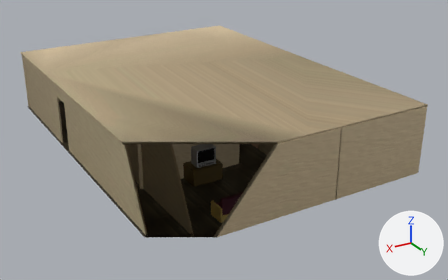
One commit to the Blender file Unwelcome/Assets/unspooky_house.blend: the scene before it, then after it.
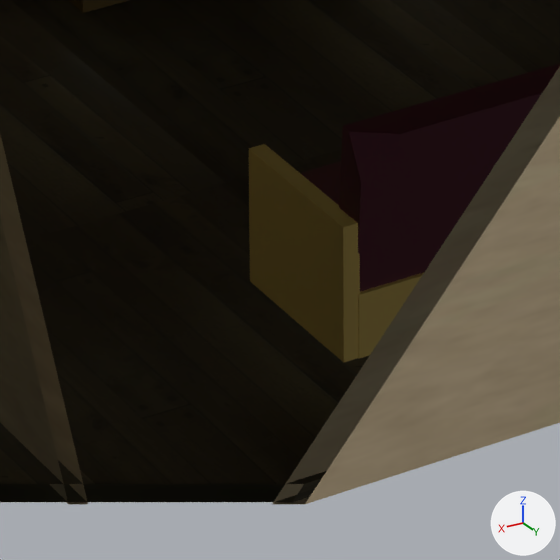
There are two pictures of each version: one whole from a 50 mm camera at (13.85, 14.98, 9.49) aimed at (2.49, -3.96, 0.02), one close up on the part from 41% to 54% of the width and 66% to 87% of the height. The axes (+X, +Y, +Z) are drawn at lower right. The lights are the same throughout. Everything nearer to the camera than a plane just in front of the edit is cut away.

Objects in the first close-up: 'Couch.003', 'East Wall', 'Floor', 'Sister South'.
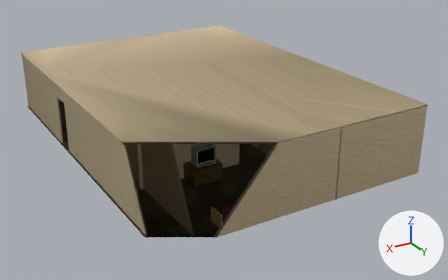
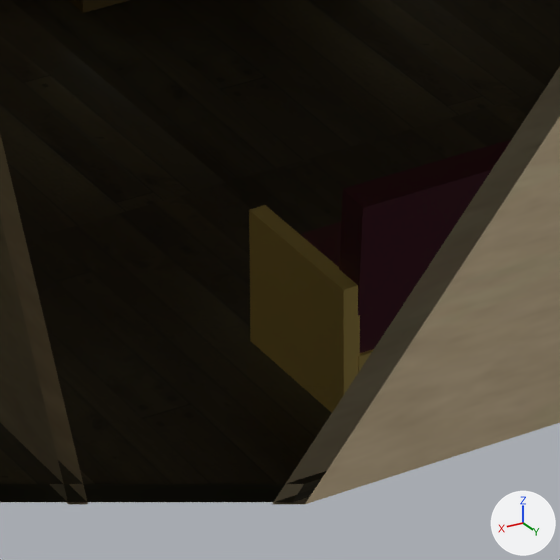
Patch to the scene script:
```diff
--- a/Unwelcome/Assets/unspooky_house.blend.py
+++ b/Unwelcome/Assets/unspooky_house.blend.py
@@ ob_couch_003 @@
 ob_couch_003 = bpy.data.objects.new('Couch.003', me_cube_022)
-ob_couch_003.location = (5.919, 1.343, 0.464)
+ob_couch_003.location = (5.919, 1.343, 0.254)
 ob_couch_003.scale = (0.0918, 0.919, 0.754)
```

Location of each change, [x1, y1, x2, y2] in pixels of the close-ups (560 x 560 px):
'Couch.003', moved
    before: [249, 64, 560, 363]
    after: [249, 139, 512, 413]
